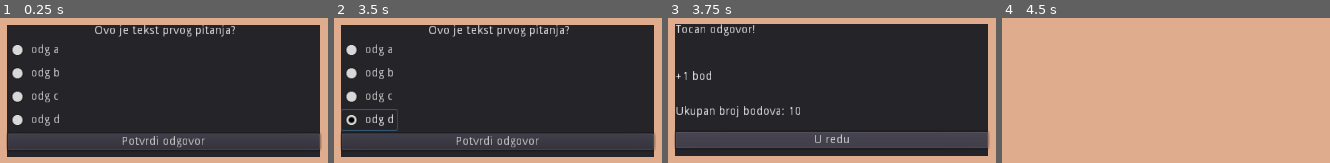
Above: before the commit, frames 1-4 (left to right).
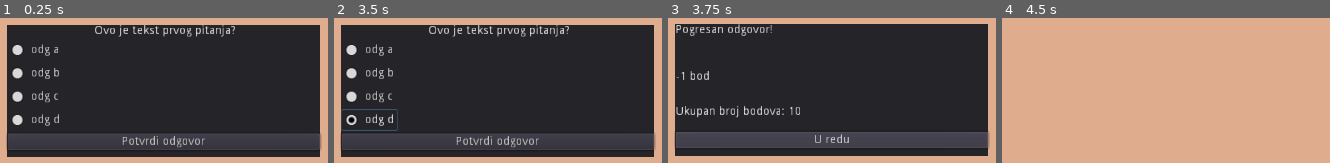
Above: after the commit, the same moments.

Repository: amalija-ramljak/superteacher
Game: Godot game, scene res://scenes/components/QuestionCard.tscn
The game is run twice, just before and just after one commit, with the same random seed, the same clock (stepped at 60 frames per second) and the same inputs. This scene is started directly instead of the project's main scene.
Inputs:
- Up to frame 1 (0.25 s): no input
- Up to frame 2 (3.5 s): click "odg a" at 0.5 s; click "odg b" at 1.25 s; click "odg c" at 2 s; click "odg d" at 2.75 s
- Up to frame 3 (3.75 s): click "Potvrdi odgovor" at 3.5 s
- Up to frame 4 (4.5 s): click "U redu" at 4.25 s

Frames 1-2 are identical in both runs. In frame 3, 1.3% of the frame differs, in the area x 2-32%, y 4-43%; in frame 4, nothing differs.

Commit message:
fixed situations and questions pool logic

Diff:
--- a/scenes/components/QuestionCard.gd
+++ b/scenes/components/QuestionCard.gd
@@ -3,45 +3,38 @@
 
 var AnswersButtonGroup
 var question
-var unansweredQuestions
-var answeredQuestions
+var questions
+var unansweredKeys
+var answeredKeys = Array()
+var randomIndex
+var randomQuestionKey
 
 func _ready():
 	#group buttons so they act as radio buttons
 	AnswersButtonGroup = ButtonGroup.new()
-	$Answers/answerA.set_button_group(AnswersButtonGroup)
-	$Answers/answerB.set_button_group(AnswersButtonGroup)
-	$Answers/answerC.set_button_group(AnswersButtonGroup)
-	$Answers/answerD.set_button_group(AnswersButtonGroup)
+	$Answers/optionA.set_button_group(AnswersButtonGroup)
+	$Answers/optionB.set_button_group(AnswersButtonGroup)
+	$Answers/optionC.set_button_group(AnswersButtonGroup)
+	$Answers/optionD.set_button_group(AnswersButtonGroup)
 
-	#load json file with questions list and parse it to the unansweredQuestions dictionary
-	unansweredQuestions = self.load("res://leveldata/level1_questions_list.json")
-	unansweredQuestions = JSON.parse(unansweredQuestions).result
+	#load json file with questions and parse it to the questions dictionary
+	questions = self.load("res://leveldata/level1_questions_list.json")
+	questions = JSON.parse(questions).result
+	#fill unansweredKeys array with questions dictionary keys
+	unansweredKeys = questions.keys()
 
-	#generate random key for the unansweredQuestions dictionary
+	#ensure that a new seed will be used each time (if you want non-reproducible shuffling)
 	randomize()
-	var randomQuestionNumber = randi()%unansweredQuestions.size()
+	#generate random key for the questions dictionary
+	randomIndex = randi()%unansweredKeys.size()
 
-	#if unseenSituations dictionary doesn't have random generated key, generate a new one
-	while(!unansweredQuestions.has(str(randomQuestionNumber))):
-		randomize()
-		randomQuestionNumber = randi()%unansweredQuestions.size()
+	#select randomly chosen question from the questions dictionary
+	randomQuestionKey = unansweredKeys[randomIndex]
+	question = questions[str(randomQuestionKey)]
 
-	#select randomly chosen question from the unansweredQuestions dictionary
-	question = unansweredQuestions[str(randomQuestionNumber)]
-
-	#add chosen question to the answeredQuestions dictionary
-	answeredQuestions={str(randomQuestionNumber): {"text": question.text, "answer": question.answer, "optionA": question.optionA, "optionB": question.optionB, "optionC": question.optionC, "optionD": question.optionD}}
-	#...and remove it from the unansweredQuestions
-	unansweredQuestions.erase(str(randomQuestionNumber))
 	set_question_txt(question.text)
 	for i in range(4):
-		set_answer(i)
-
-	#if unansweredQuestions dictionary is empty, refill it
-	if(unansweredQuestions.empty()):
-		unansweredQuestions=answeredQuestions
-		answeredQuestions.clear()
+		set_answer_txt(i)
 
 func load(var path):
 	var file = File.new()
@@ -53,29 +46,37 @@
 func set_question_txt(var txt):
 	$QuestionText.text = " %s" % txt
 
-func set_answer(var answerNum):
+func set_answer_txt(var answerNum):
 	match answerNum:
 		0:
-			$Answers/answerA.text = " %s" % question.optionA
+			$Answers/optionA.text = " %s" % question.optionA
 		1:
-			$Answers/answerB.text = " %s" % question.optionB
+			$Answers/optionB.text = " %s" % question.optionB
 		2:
-			$Answers/answerC.text = " %s" % question.optionC
+			$Answers/optionC.text = " %s" % question.optionC
 		3:
-			$Answers/answerD.text = " %s" % question.optionD
+			$Answers/optionD.text = " %s" % question.optionD
 
 func _on_Button_pressed():
 	queue_free()
 	var question_feedback = preload("res://scenes/components/QuestionFeedbackCard.tscn").instance()
 	self.get_parent().add_child(question_feedback)
 	#selected correct answer
-	if (AnswersButtonGroup.get_pressed_button()):
+	if ((AnswersButtonGroup.get_pressed_button()==$Answers/optionA && question.answer=="a")
+		|| (AnswersButtonGroup.get_pressed_button()==$Answers/optionB && question.answer=="b")
+		|| (AnswersButtonGroup.get_pressed_button()==$Answers/optionC && question.answer=="c")
+		|| (AnswersButtonGroup.get_pressed_button()==$Answers/optionD && question.answer=="d")):
 		question_feedback.positive_feedback()
-		print(AnswersButtonGroup.get_pressed_button())
-	#selected wrong answer
-	elif (AnswersButtonGroup.get_pressed_button()):
+
+		#if answer is correct, remove question key from the unansweredKeys array
+		unansweredKeys.remove(randomIndex)
+		#...and add it to the answeredKeys array
+		answeredKeys.append(randomQuestionKey)
+
+		#if unansweredKeys array is empty, refill it
+		if(unansweredKeys.empty()):
+			unansweredKeys=answeredKeys
+			answeredKeys.clear()
+	#selected wrong answer or no answer selected
+	else:
 		question_feedback.negative_feedback()
-		print("druga")
-	#no answer selected, but pressed the answer button
-	else:
-		print("treca")
--- a/scenes/components/QuestionCard.tscn
+++ b/scenes/components/QuestionCard.tscn
@@ -38,7 +38,7 @@
 margin_right = 375.0
 margin_bottom = 126.0
 
-[node name="answerA" type="CheckBox" parent="Answers"]
+[node name="optionA" type="CheckBox" parent="Answers"]
 margin_right = 24.0
 margin_bottom = 24.0
 action_mode = 0
@@ -47,21 +47,21 @@
 "_edit_use_anchors_": false
 }
 
-[node name="answerB" type="CheckBox" parent="Answers"]
+[node name="optionB" type="CheckBox" parent="Answers"]
 margin_top = 28.0
 margin_right = 24.0
 margin_bottom = 52.0
 action_mode = 0
 group = SubResource( 2 )
 
-[node name="answerC" type="CheckBox" parent="Answers"]
+[node name="optionC" type="CheckBox" parent="Answers"]
 margin_top = 56.0
 margin_right = 24.0
 margin_bottom = 80.0
 action_mode = 0
 group = SubResource( 3 )
 
-[node name="answerD" type="CheckBox" parent="Answers"]
+[node name="optionD" type="CheckBox" parent="Answers"]
 margin_top = 84.0
 margin_right = 24.0
 margin_bottom = 108.0
--- a/scenes/components/SituationCard.gd
+++ b/scenes/components/SituationCard.gd
@@ -1,38 +1,40 @@
 extends Panel
 
 var situation
-var unseenSituations
-var seenSituations
-var randomSituationNumber
+var situations
+var notSeenKeys
+var seenKeys = Array()
+var randomIndex
+var randomSituationKey
 
 func _ready():
-	#load json file with situations list and parse it to the unseenSituations dictionary
-	unseenSituations = self.load("res://leveldata/level1_situations_list.json")
-	unseenSituations = JSON.parse(unseenSituations).result
+	#load json file with situations list and parse it to the situations dictionary
+	situations = self.load("res://leveldata/level1_situations_list.json")
+	situations = JSON.parse(situations).result
+	#fill notSeenKeys array with situations dictionary keys
+	notSeenKeys = situations.keys()
 
-	#generate random key for the unseenSituations dictionary
+	#ensure that a new seed will be used each time (if you want non-reproducible shuffling)
 	randomize()
-	randomSituationNumber = randi()%unseenSituations.size()
+	#generate random key for the situations dictionary
+	randomIndex = randi()%notSeenKeys.size()
 
-	#if unseenSituations dictionary doesn't have random generated key, generate a new one
-	while(!unseenSituations.has(str(randomSituationNumber))):
-		randomize()
-		randomSituationNumber = randi()%unseenSituations.size()
+	#select randomly chosen situation from the situations dictionary
+	randomSituationKey = notSeenKeys[randomIndex]
+	situation = situations[str(randomSituationKey)]
 
-	#select randomly chosen situation from the unseenSituations dictionary
-	situation = unseenSituations[str(randomSituationNumber)]
-	#add chosen situation to the seenSituations dictionary
-	seenSituations={str(randomSituationNumber): {"text": situation.text, "consequence": situation.consequence}}
-	#...and remove it from the unseenSituations
-	unseenSituations.erase(str(randomSituationNumber))
+	#add chosen situation to the seenKeys array
+	seenKeys.append(randomSituationKey)
+	#...and remove it from the notSeenKeys
+	notSeenKeys.remove(randomIndex)
 
 	set_situation_txt(situation.text)
 	set_situation_consequence(int(situation.consequence))
 
-	#if unseenSituations dictionary is empty, refill it
-	if(unseenSituations.empty()):
-		unseenSituations=seenSituations
-		seenSituations.clear()
+	#if notSeenKeys array is empty, refill it
+	if(notSeenKeys.empty()):
+		notSeenKeys=seenKeys
+		seenKeys.clear()
 
 func load(var path):
 	var file = File.new()
Not shown, changed: .DS_Store
